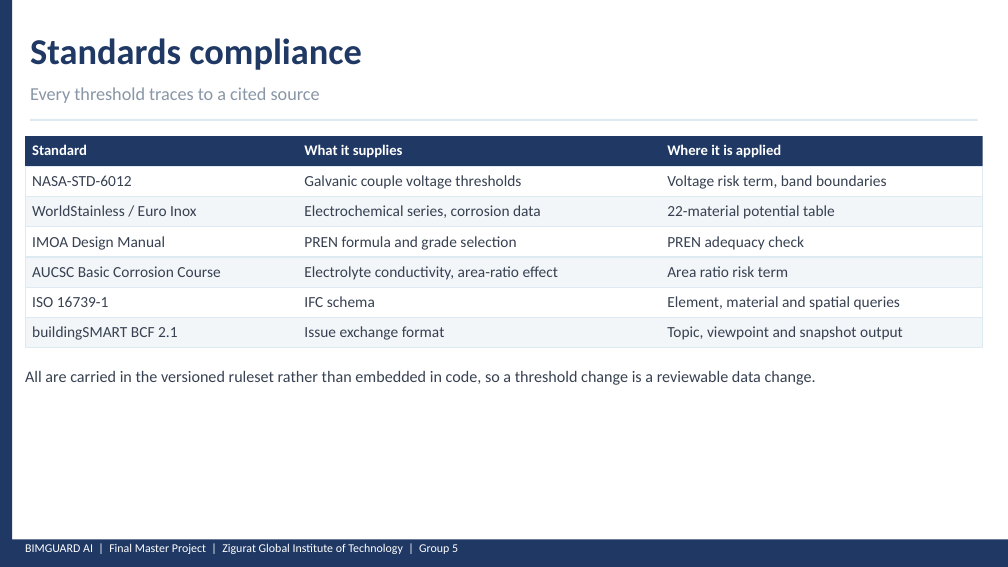
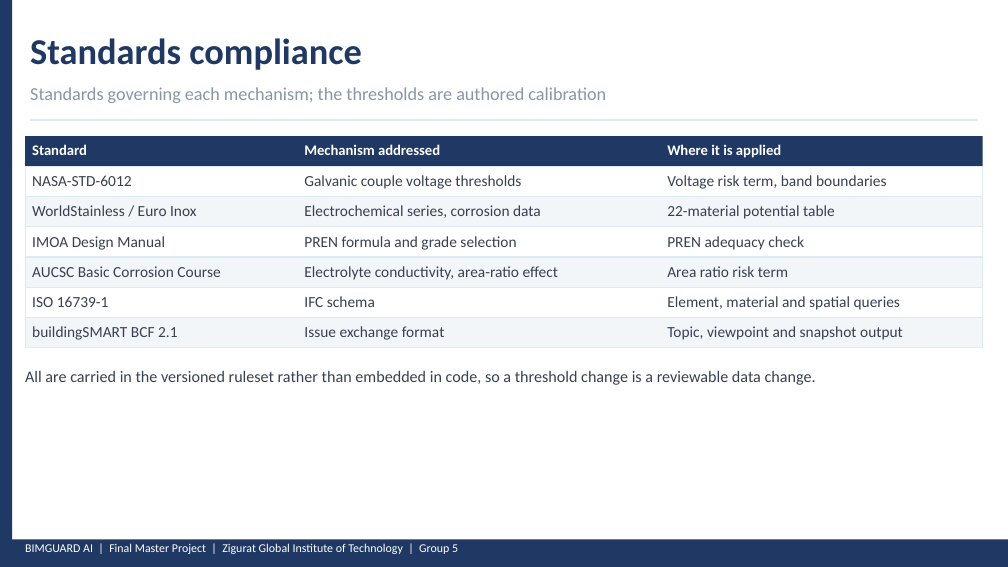
Before and after one commit to maicen/bim-guard, a slide deck: slide 17 of docs/Presentation-2026-May/BIMGUARD_FMP_A_Galvanic_Corrosion.pptx. Drawn at 1008x567 pixels with LibreOffice and Linux fonts; fonts in the diff are those of the drawing. Boxes give left, top, right and bottom in pixels: in the first picture for what was removed or moved away, otherwise in the second. Text is boxed around its words. In the diff, an @@ line names an element or a change of style, - is before the commit and + after.

```diff
--- a/docs/Presentation-2026-May/BIMGUARD_FMP_A_Galvanic_Corrosion.pptx
+++ b/docs/Presentation-2026-May/BIMGUARD_FMP_A_Galvanic_Corrosion.pptx
@@ text at (30,87,606,103): text changed @@
-Every threshold traces to a cited source
+Standards governing each mechanism; the thresholds are authored calibration
@@ text at (304,144,440,155): text changed @@
-What it supplies
+Mechanism addressed
```
Also in this commit, not shown: 1 other slide changed, 3 other files.
